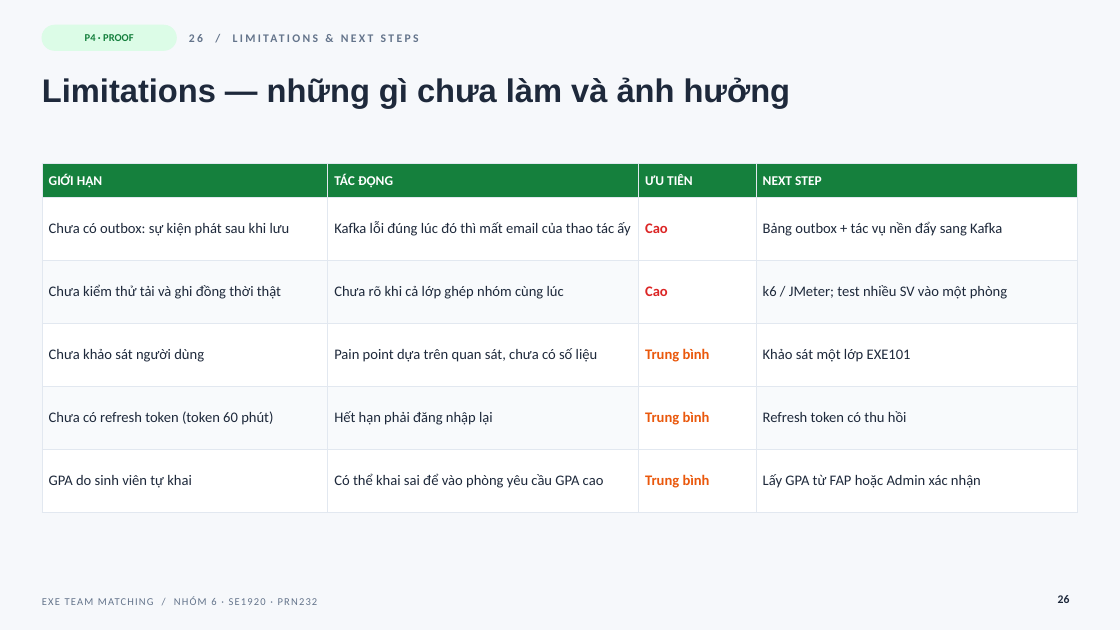
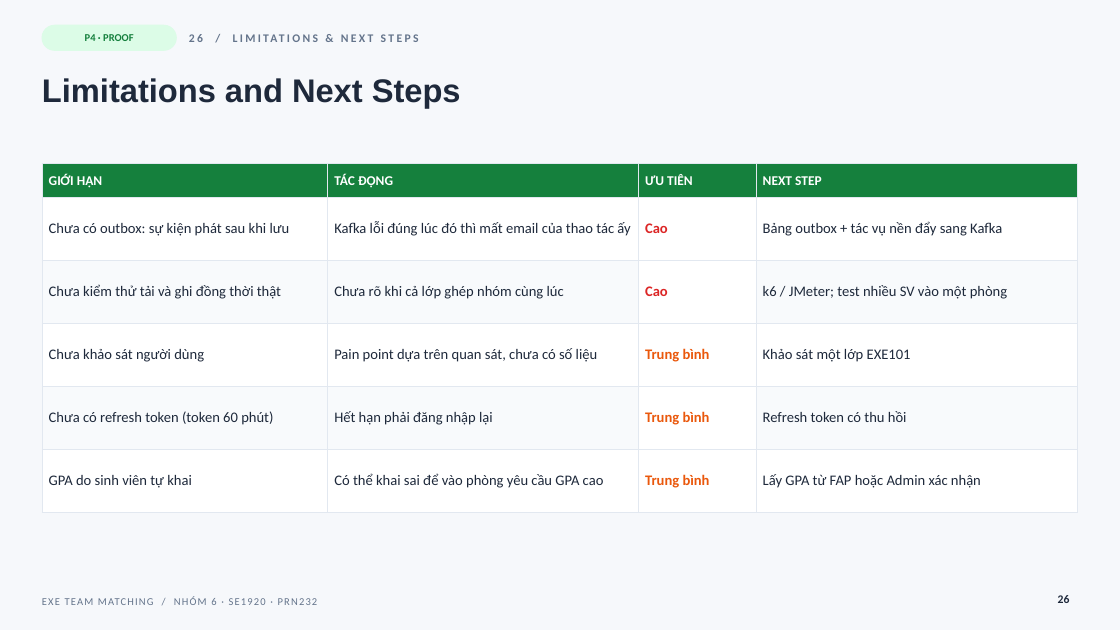
Before and after one commit to co-duong-hao/PRN232_Final, a slide deck: slide 26 of docs/slides/EXE_Team_Matching_Nhom6.pptx. Drawn at 1120x630 pixels with LibreOffice and Linux fonts; fonts in the diff are those of the drawing. Boxes give left, top, right and bottom in pixels: in the first picture for what was removed or moved away, otherwise in the second. Text is boxed around its words. In the diff, an @@ line names an element or a change of style, - is before the commit and + after.

```diff
--- a/docs/slides/EXE_Team_Matching_Nhom6.pptx
+++ b/docs/slides/EXE_Team_Matching_Nhom6.pptx
@@ title at <box>42,78,461,108</box>: text changed @@
-Limitations — những gì chưa làm và ảnh hưởng
+Limitations and Next Steps
```
Also in this commit, not shown: 27 other slides changed, 2 other files.
